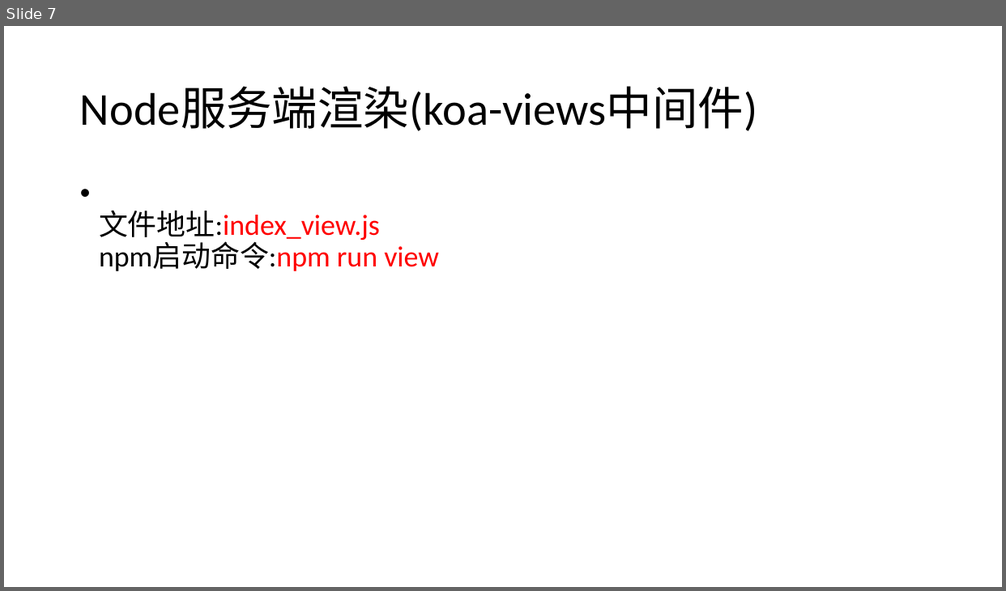
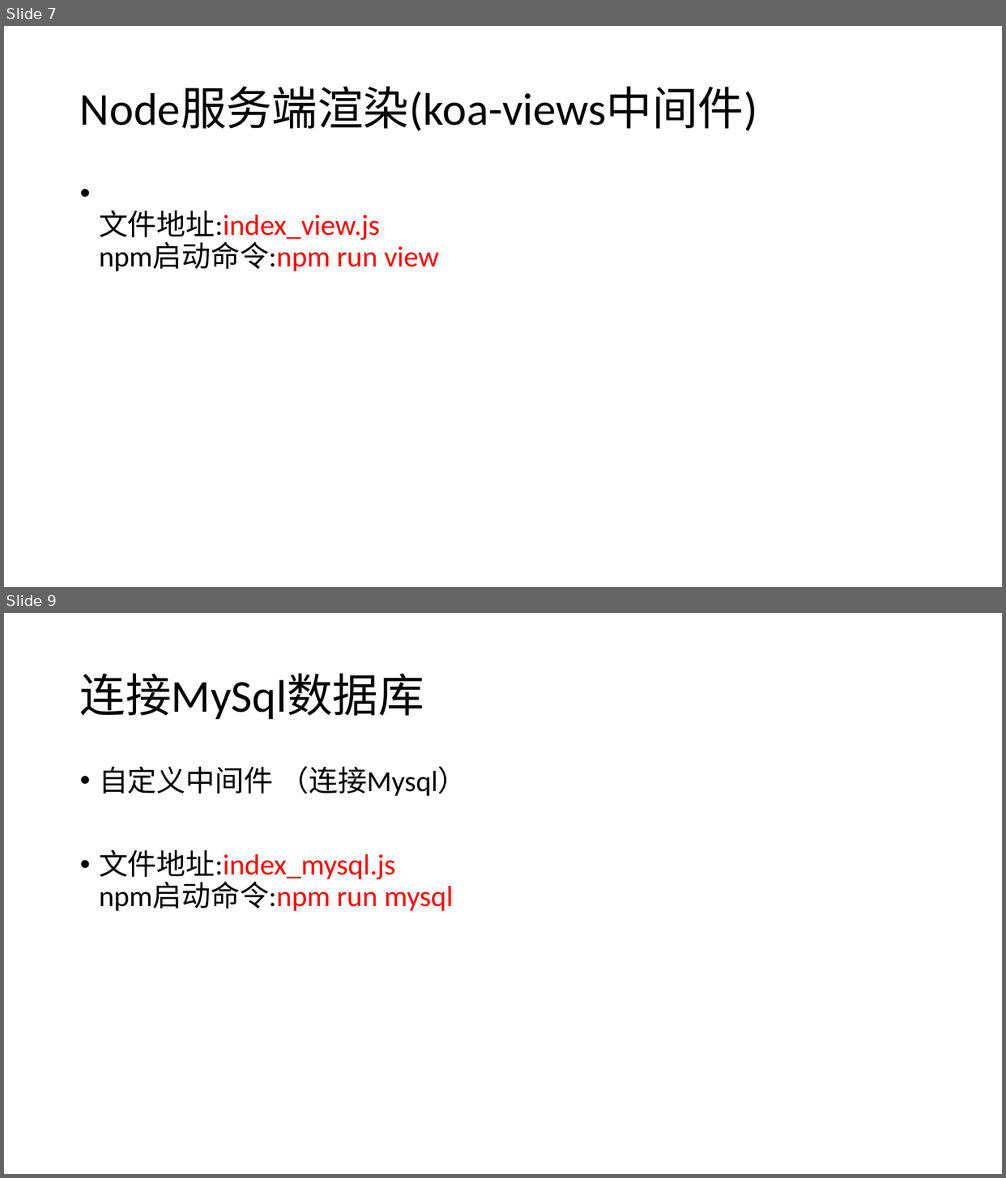
Before and after one commit to zhengqiangzi/share-koa2, a slide deck: koa2.pptx. Shown one above the other, each under a label of ours: slide 7 before the commit, slides 7 and 9 after it; the slides between them are not shown. The pictures are 1006x591 and 1006x1178 pixels, drawn with LibreOffice and Linux fonts; fonts in the diff are those of the drawing. Boxes give left, top, right and bottom in pixels: in the first picture for what was removed or moved away, otherwise in the second. Text is boxed around its words. In the diff, an @@ line names an element or a change of style, - is before the commit and + after.

```diff
--- a/koa2.pptx
+++ b/koa2.pptx
@@ slide 9 added at <box>4,613,1002,1174</box>, background #FFFFFF @@
@@ title added at <box>80,673,424,719</box>, 44 pt, text #000000 @@
+连接MySql数据库
@@ text added at <box>99,766,467,911</box>, 28 pt, text #000000 @@
+• 自定义中间件 （连接Mysql）
+• 文件地址:index_mysql.js
+  npm启动命令:npm run mysql
```
Also in this commit, not shown: 1 slide changed, 8 other files.
